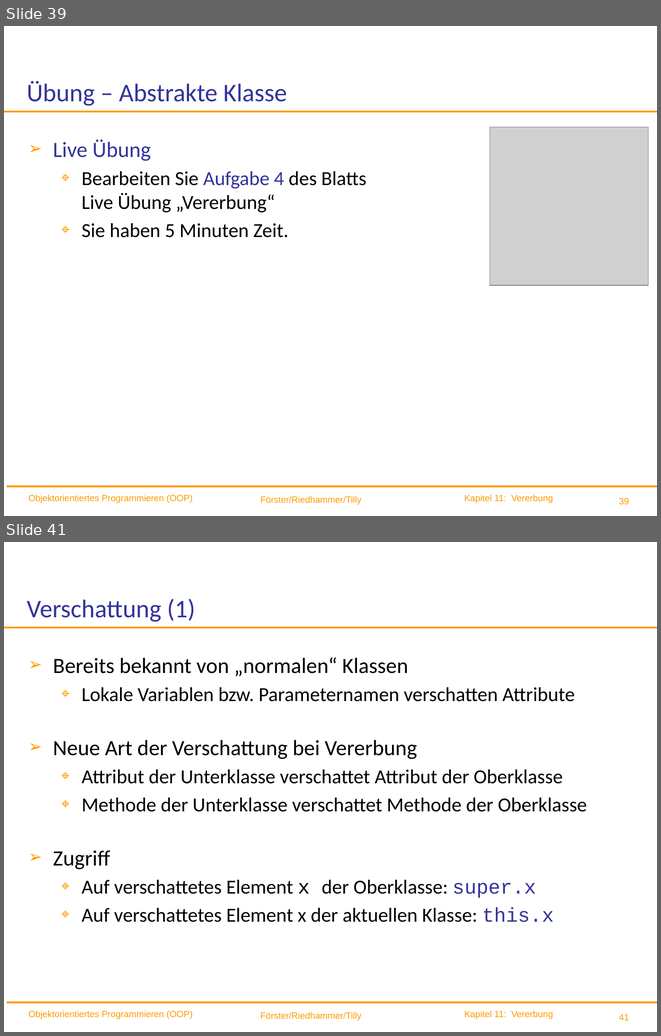
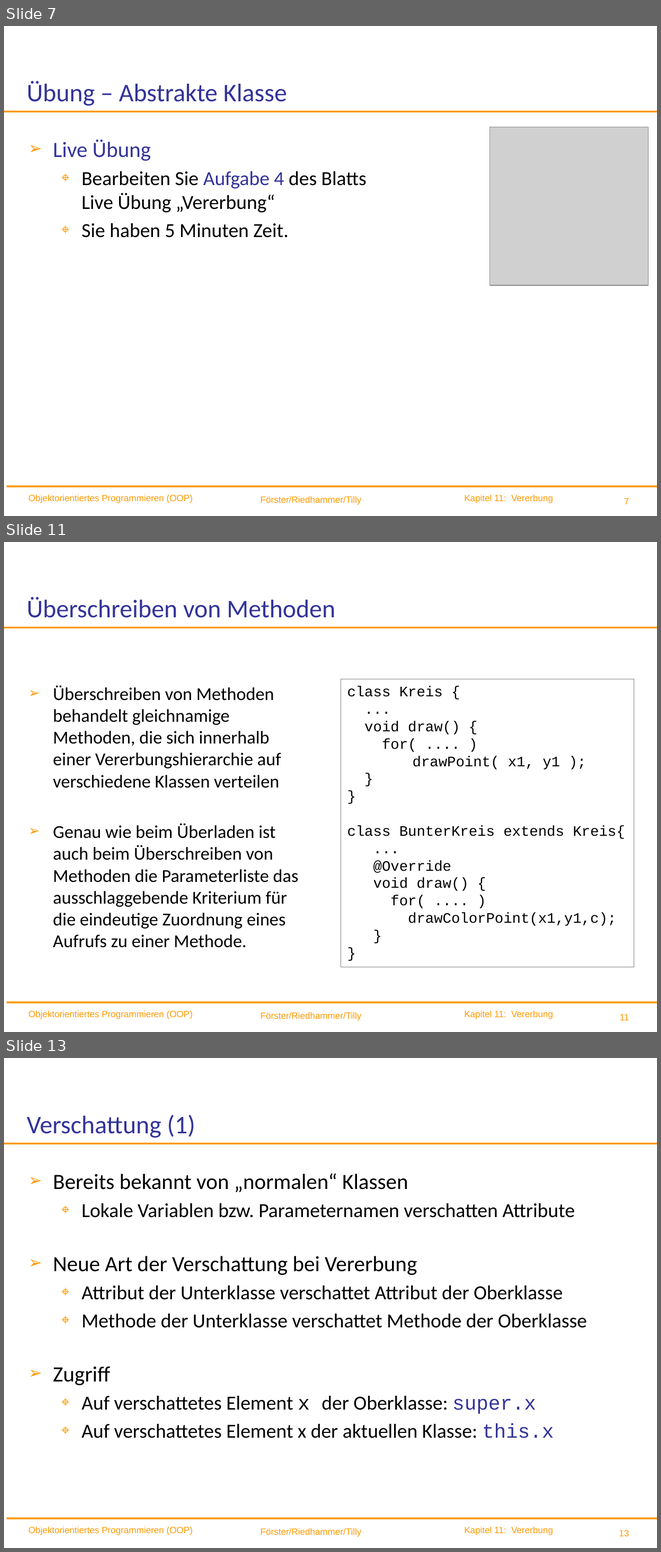
Before and after one commit to ingexue/hsro-wif-oop.github.io, a slide deck: 11-vererbung/vererbung.pptx. Shown one above the other, each under a label of ours: slides 39 and 41 before the commit, slides 7, 11 and 13 after it; the slides between them are not shown. The pictures are 661x1036 and 661x1552 pixels, drawn with LibreOffice and Linux fonts; fonts in the diff are those of the drawing; grey boxes stand for pictures; background and template pictures are left out. Boxes give left, top, right and bottom in pixels: in the first picture for what was removed or moved away, otherwise in the second. Text is boxed around its words. In the diff, an @@ line names an element or a change of style, - is before the commit and + after.

```diff
--- a/11-vererbung/vererbung.pptx
+++ b/11-vererbung/vererbung.pptx
@@ slide 11 added at [4, 542, 657, 1032], background #FFFFFF; not listed: 6 template elements that a slide beside it also shows @@
@@ title added at [27, 597, 335, 618], 28 pt, text #333399 @@
+Überschreiben von Methoden
@@ rectangle added at [341, 679, 634, 967], outline #808080 0.75 pt, 16 pt, text #000000 @@
+class Kreis {
+...
+void draw() {
+for( .... )
+drawPoint( x1, y1 );
+}
+}
+class BunterKreis extends Kreis{
+...
+@Override
+void draw() {
+for( .... )
+drawColorPoint(x1,y1,c);
+}
+}
@@ text added at [53, 685, 299, 947], 20 pt, text #000000 @@
+➢ Überschreiben von Methoden behandelt gleichnamige Methoden, die sich innerhalb einer Vererbungshierarchie auf verschiedene Klassen verteilen
+➢ Genau wie beim Überladen ist auch beim Überschreiben von Methoden die Parameterliste das ausschlaggebende Kriterium für die eindeutige Zuordnung eines Aufrufs zu einer Methode.
@@ what was slide 39 is now slide 7 @@
@@ page number at [624, 498, 629, 504]: text changed @@
-39
+7
@@ what was slide 41 is now slide 13 @@
@@ page number at [619, 1530, 629, 1536]: text changed @@
-41
+13
```
Also in this commit, not shown: 11 slides changed, 10 other slides added, 34 slides removed, 11 other files.
